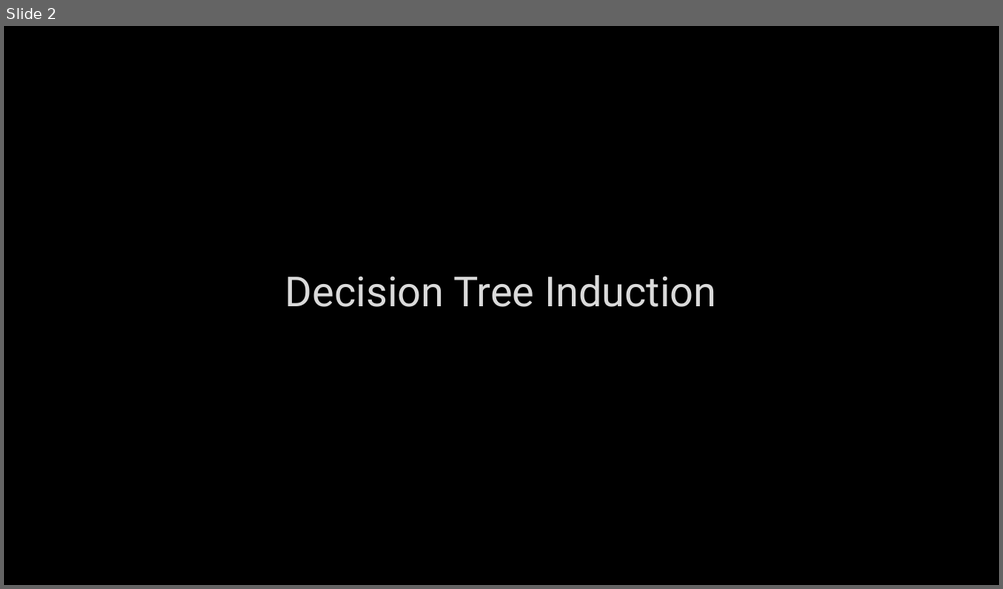
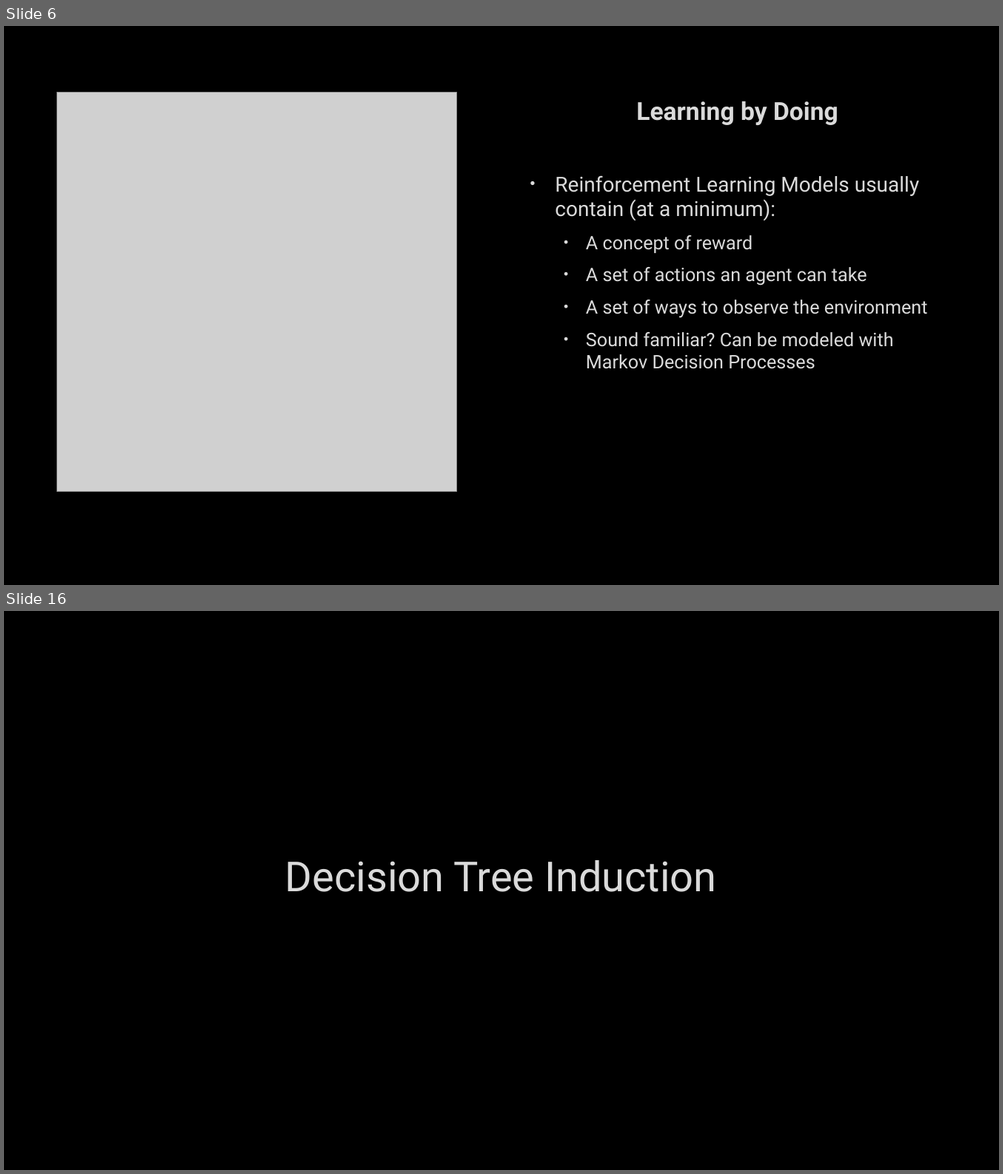
Before and after one commit to markfloryan/AI, a slide deck: slides/13-ML-DecisionTrees.pptx. Shown one above the other, each under a label of ours: slide 2 before the commit, slides 6 and 16 after it; the slides between them are not shown. The pictures are 1003x589 and 1003x1174 pixels, drawn with LibreOffice and Linux fonts; fonts in the diff are those of the drawing; grey boxes stand for pictures; background and template pictures are left out. Boxes give left, top, right and bottom in pixels: in the first picture for what was removed or moved away, otherwise in the second. Text is boxed around its words. In the diff, an @@ line names an element or a change of style, - is before the commit and + after.

```diff
--- a/slides/13-ML-DecisionTrees.pptx
+++ b/slides/13-ML-DecisionTrees.pptx
@@ slide 6 added at (x1=4, y1=26, x2=999, y2=585), background picture (left out) @@
@@ picture added at (x1=57, y1=92, x2=457, y2=491) @@
@@ text added at (x1=555, y1=101, x2=928, y2=369), 18 pt, text #DADADA @@
+Learning by Doing
+• Reinforcement Learning Models usually contain (at a minimum):
+  • A concept of reward
+  • A set of actions an agent can take
+  • A set of ways to observe the environment
+  • Sound familiar? Can be modeled with Markov Decision Processes
@@ what was slide 2 is now slide 16 @@
```
Also in this commit, not shown: 14 slides changed, 13 other slides added, 9 other files.
